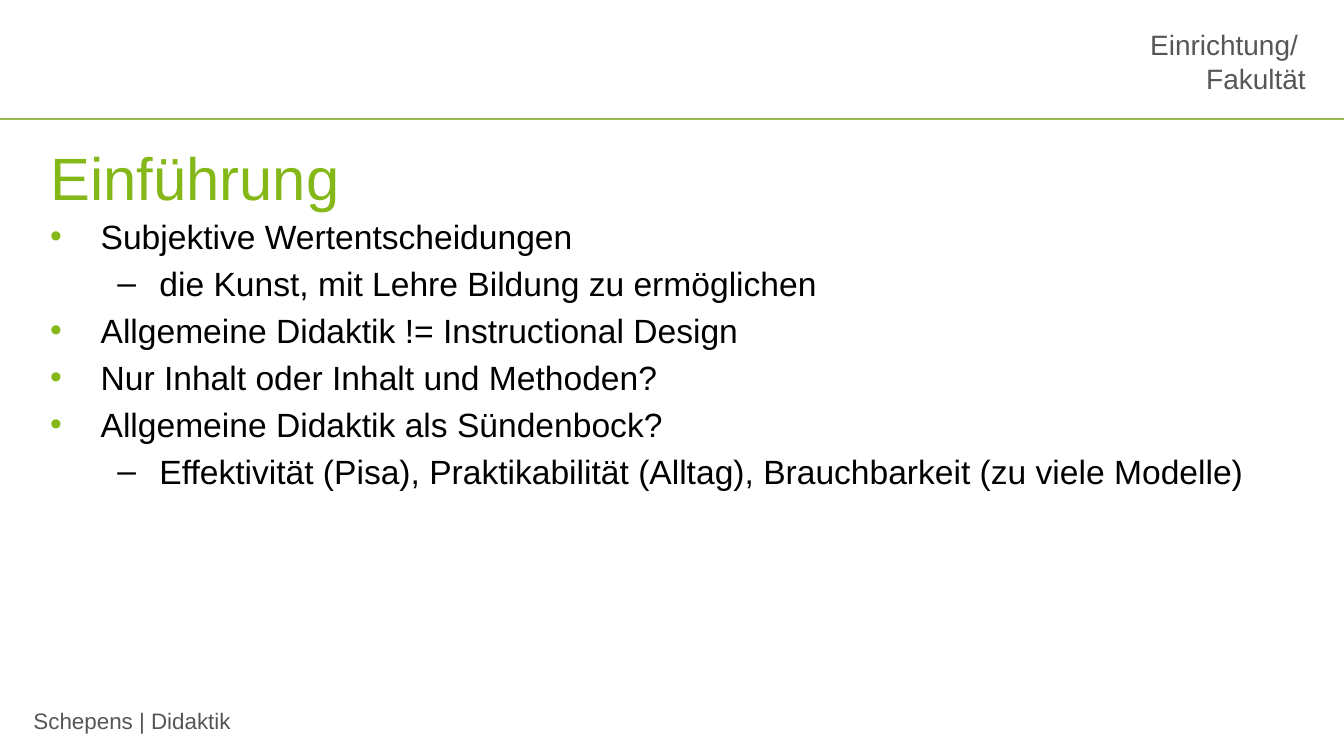
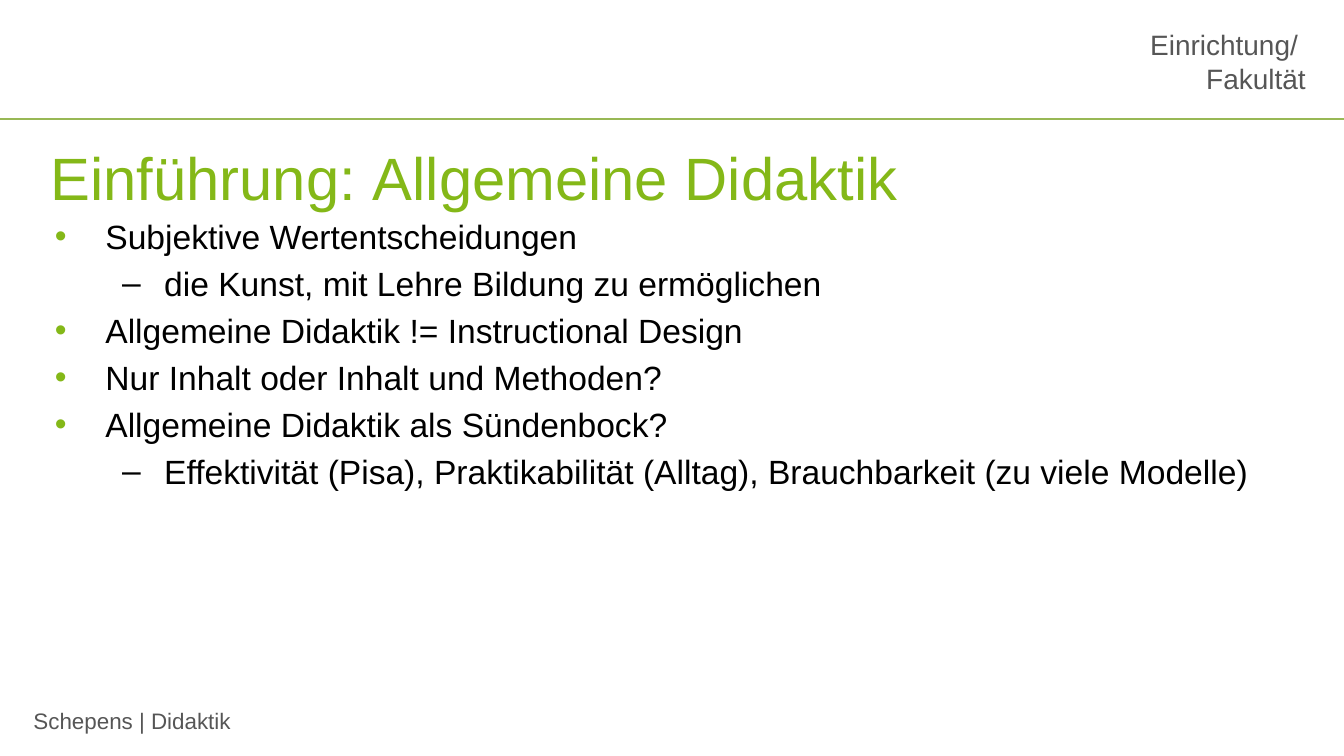
Before and after one commit to jobschepens/didakt22, a slide deck: slide 15 of folien/week1.pptx (slide 20 before the commit). Drawn at 1344x756 pixels with LibreOffice and Linux fonts; fonts in the diff are those of the drawing; background and template pictures are left out. Boxes give left, top, right and bottom in pixels: in the first picture for what was removed or moved away, otherwise in the second. Text is boxed around its words. In the diff, an @@ line names an element or a change of style, - is before the commit and + after.

```diff
--- a/folien/week1.pptx
+++ b/folien/week1.pptx
@@ title at (50, 156, 897, 212): text changed @@
-Einführung
+Einführung: Allgemeine Didaktik
@@ text "Subjektive Wertentscheidungen": place and size @@
-text "Subjektive Wertentscheidungen" at (101, 224, 1243, 490)
+text "Subjektive Wertentscheidungen" at (105, 224, 1248, 490)
```
Also in this commit, not shown: 11 other slides changed, 2 slides added, 1 slide removed, 1 other file.
